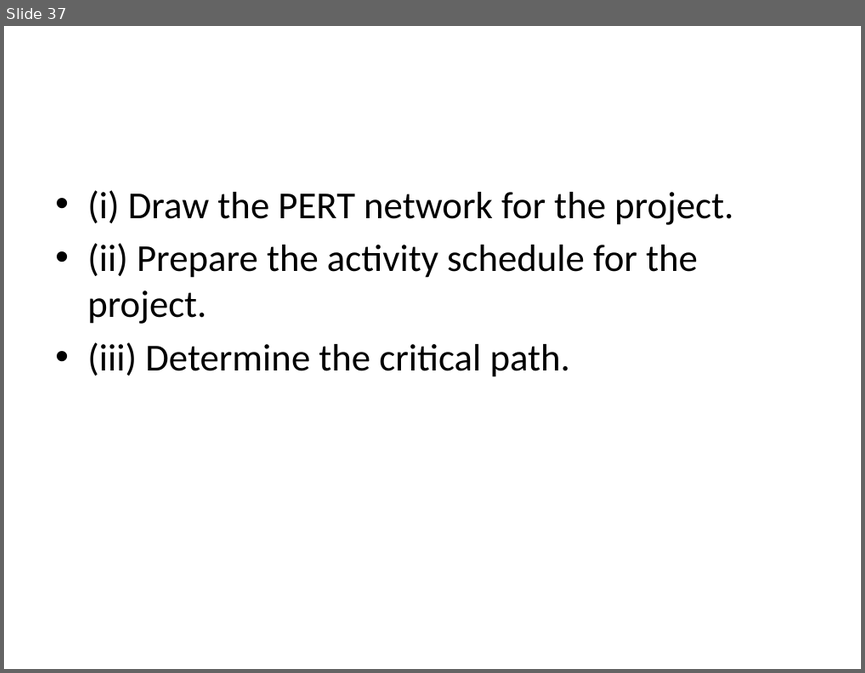
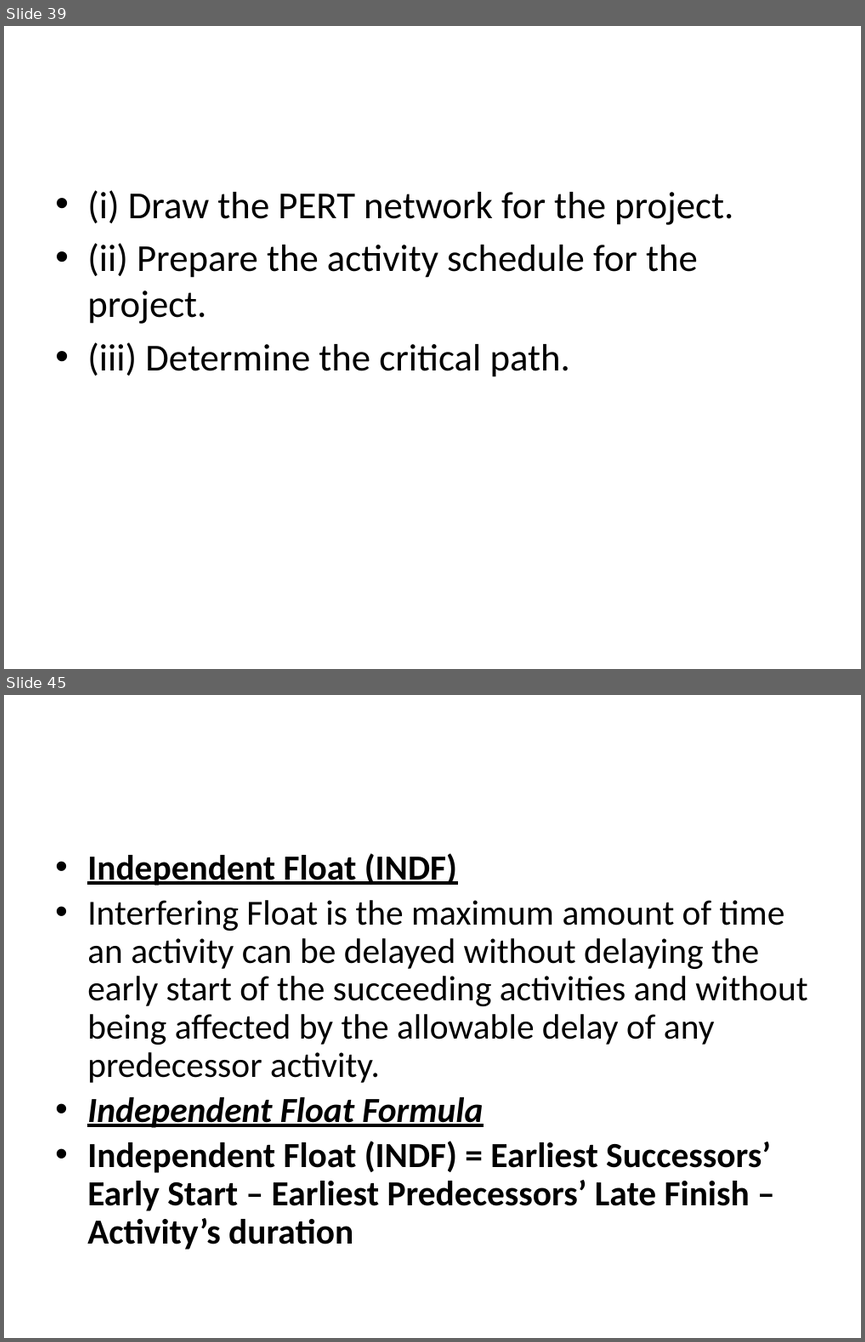
Before and after one commit to vk0810-k/College-B.Tech, a slide deck: Fourth Year/SEM VIII/IT Project Management - Prof. Asha Rawat/Ppt's/Unit 2.pptx. Shown one above the other, each under a label of ours: slide 37 before the commit, slides 39 and 45 after it; the slides between them are not shown. The pictures are 865x673 and 865x1342 pixels, drawn with LibreOffice and Linux fonts; fonts in the diff are those of the drawing. Boxes give left, top, right and bottom in pixels: in the first picture for what was removed or moved away, otherwise in the second. Text is boxed around its words. In the diff, an @@ line names an element or a change of style, - is before the commit and + after.

```diff
--- a/Fourth Year/SEM VIII/IT Project Management - Prof. Asha Rawat/Ppt's/Unit 2.pptx
+++ b/Fourth Year/SEM VIII/IT Project Management - Prof. Asha Rawat/Ppt's/Unit 2.pptx
@@ slide 45 added at (4, 695, 861, 1338), background #FFFFFF @@
@@ text added at (87, 853, 807, 1249), 29.6 pt, text #000000 @@
+• Independent Float (INDF)
+• Interfering Float is the maximum amount of time an activity can be delayed without delaying the early start of the succeeding activities and without being affected by the allowable delay of any predecessor activity.
+• Independent Float Formula
+• Independent Float (INDF) = Earliest Successors’ Early Start – Earliest Predecessors’ Late Finish – Activity’s duration
@@ what was slide 37 is now slide 39 @@
```
Also in this commit, not shown: 36 other slides changed, 8 other slides added, 8 other files.
